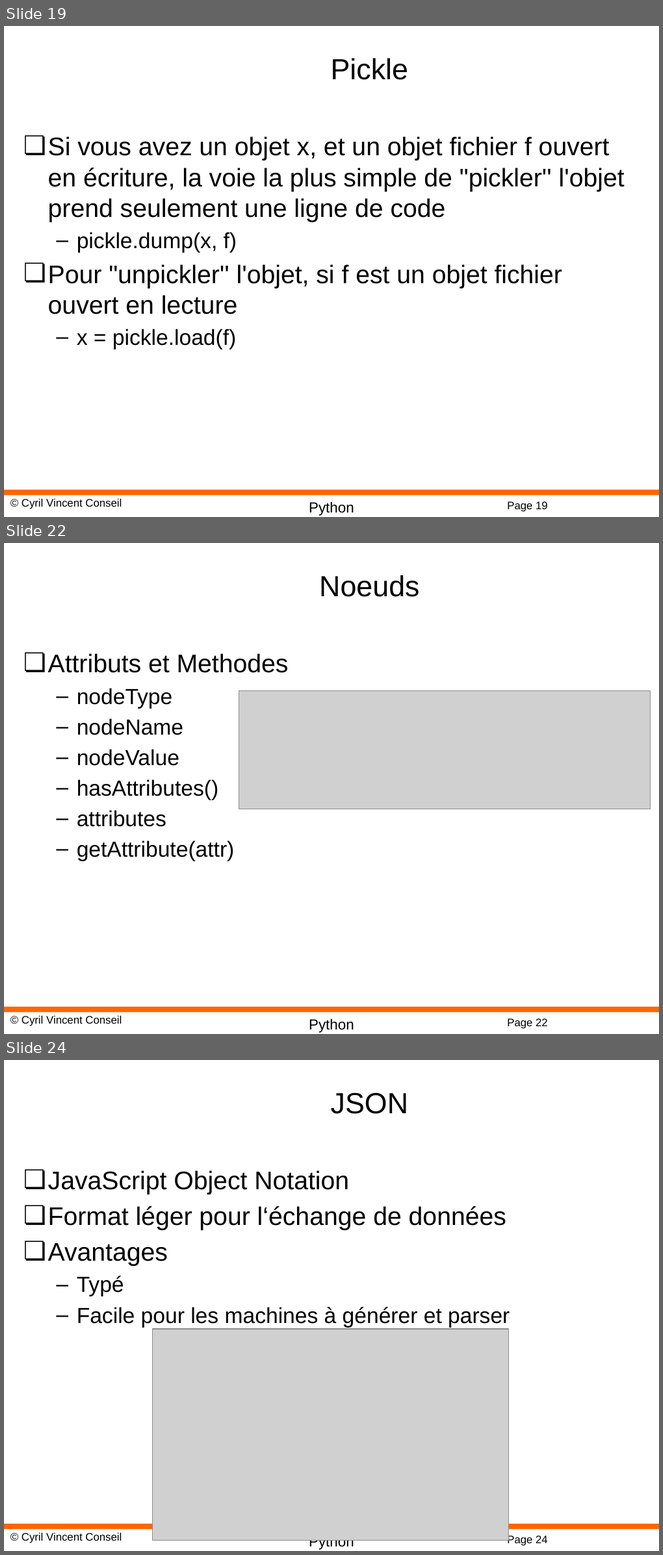
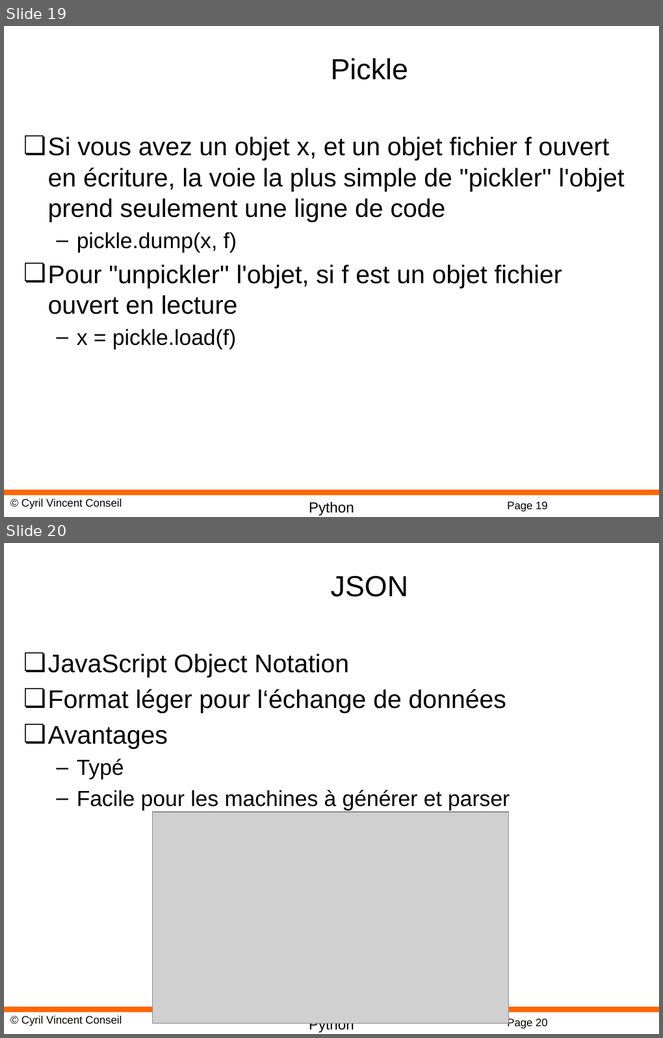
Before and after one commit to cyrilvincent/python, a slide deck: ppt/Python11-Sys.pptx. Shown one above the other, each under a label of ours: slides 19, 22 and 24 before the commit, slides 19 and 20 after it; the slides between them are not shown. The pictures are 663x1555 and 663x1038 pixels, drawn with LibreOffice and Linux fonts; fonts in the diff are those of the drawing; grey boxes stand for pictures; background and template pictures are left out. Boxes give left, top, right and bottom in pixels: in the first picture for what was removed or moved away, otherwise in the second. Text is boxed around its words. In the diff, an @@ line names an element or a change of style, - is before the commit and + after.

```diff
--- a/ppt/Python11-Sys.pptx
+++ b/ppt/Python11-Sys.pptx
@@ slide 22 removed at (4, 543, 659, 1034), background #FFFFFF; not listed: 4 template elements that a slide beside it also shows @@
@@ title removed at (319, 575, 419, 597) @@
-Noeuds
@@ text removed at (48, 653, 289, 861) @@
-❏ Attributs et Methodes
-  – nodeType
-  – nodeName
-  – nodeValue
-  – hasAttributes()
-  – attributes
-  – getAttribute(attr)
@@ picture removed at (239, 691, 650, 809) @@
@@ what was slide 24 is now slide 20 @@
@@ page number at (507, 1017, 548, 1029): text changed @@
-Page 24
+Page 20
```
Also in this commit, not shown: 3 other slides removed, 3 other files.
